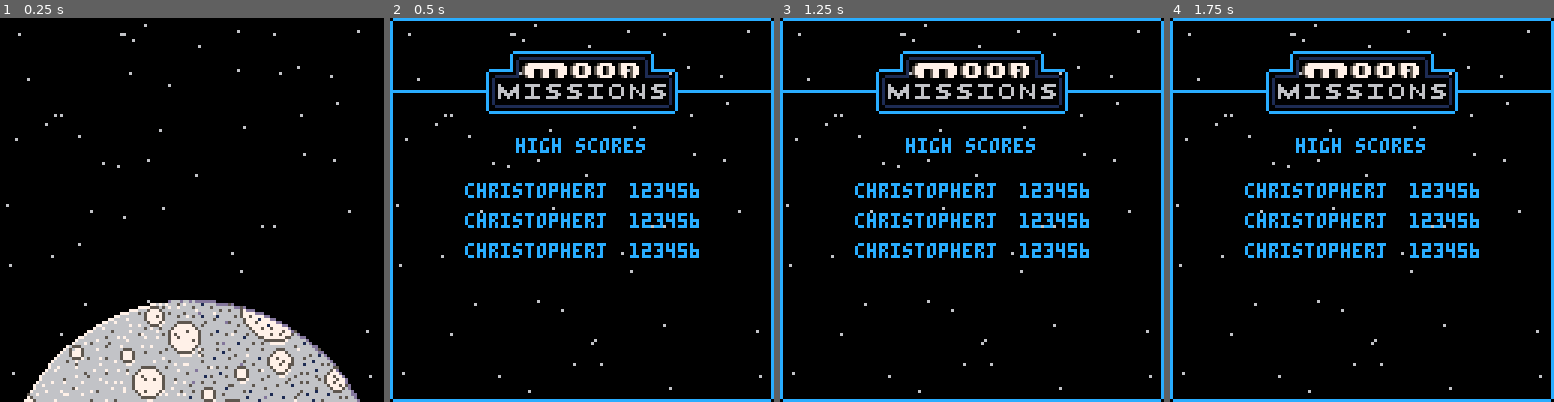
Above: before the commit, frames 1-4 (left to right).
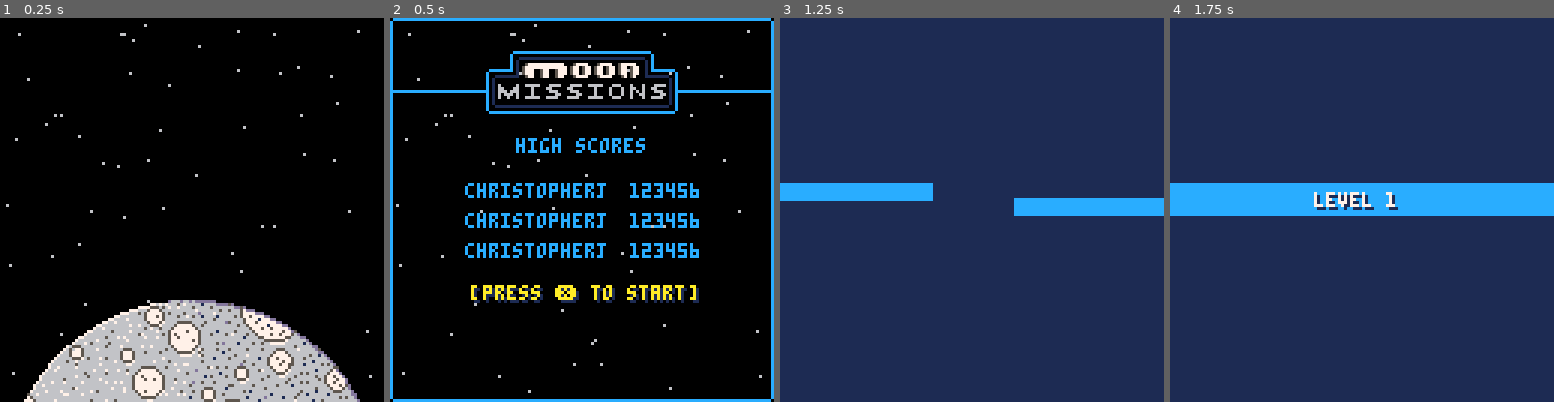
Above: after the commit, the same moments.

Repository: lewsid/moon-missions
Game: PICO-8 cartridge moonmissions.p8
The game is run twice, just before and just after one commit, with the same random seed, the same clock (stepped at 60 frames per second) and the same inputs.
Inputs:
- Up to frame 1 (0.25 s): no input
- Up to frame 2 (0.5 s): tap O (Z key) at 0.33 s
- Up to frame 3 (1.25 s): tap O (Z key) at 0.7 s; tap X (X key) at 1.07 s
- Up to frame 4 (1.75 s): tap O (Z key) at 1.43 s

Frame 1 is identical in both runs. In frame 2, 1.6% of the frame differs, in the area x 21-81%, y 69-75%; in frame 3, 99%, in the area x 0-100%, y 0-100%; in frame 4, 98%.

Commit message:
high score routing

Diff:
--- a/moonmissions.p8
+++ b/moonmissions.p8
@@ -1,10 +1,10 @@
 pico-8 cartridge // http://www.pico-8.com
 version 29
 __lua__
--- mun lander alpha.0.98
+-- mun lander alpha.0.981
 -- by lewsidboi/smolboigames, 2020
 
-version="a.0.98"
+version="a.0.981"
 
 --game parameters
 config={}
@@ -70,13 +70,17 @@
 
 	if(config.game_state=="game-intro") then
 		init_stars()
+
 		if(btnp(❎)) then
-			init_level(false)
-			reset_banner()
+			start_game()
 		end
 
 		if(btnp(🅾️)) then
 			config.game_state="high-scores"
+		end
+	elseif(config.game_state=="high-scores") then
+		if(btnp(❎)) then
+			start_game()
 		end
 	elseif(config.game_state=="started") then
 		handle_gameplay()
@@ -418,6 +422,11 @@
 
 -->8
 --updates
+
+function start_game()
+	init_level(false)
+	reset_banner()
+end
 
 function handle_gameplay()
 	init_stars()
@@ -672,6 +681,8 @@
 		print(high_scores[i][1],25,55+((i-1)*10))
 		print(high_scores[i][2],80,55+((i-1)*10))
 	end
+
+	draw_start_flash(90)
 end
 
 function draw_level_intro()
@@ -696,12 +707,15 @@
  	else
  		draw_logo(true)
  		draw_intro_borders()
-
- 		--that retro gudness
-		if(upkeep.seconds%2<1) then
-			print("[press ❎ to start]",28,54,1)
- 			print("[press ❎ to start]",27,53,10)
-		end
+		draw_start_flash(54)
+	end
+end
+
+function draw_start_flash(top)
+	--that retro gudness
+	if(upkeep.seconds%2<1) then
+		print("[press ❎ to start]",28,top,1)
+		print("[press ❎ to start]",27,top-1,10)
 	end
 end
 
--- a/text-input.p8
+++ b/text-input.p8
@@ -1,3 +1,9 @@
+pico-8 cartridge // http://www.pico-8.com
+version 29
+__lua__
+-- by lewsidboi/smolboigames, 2020
+
+
 cur={x=0,y=0}
 alphabet="abcdefghijklmnopqrstuvwxyz "
 chars=split(alphabet,"")
